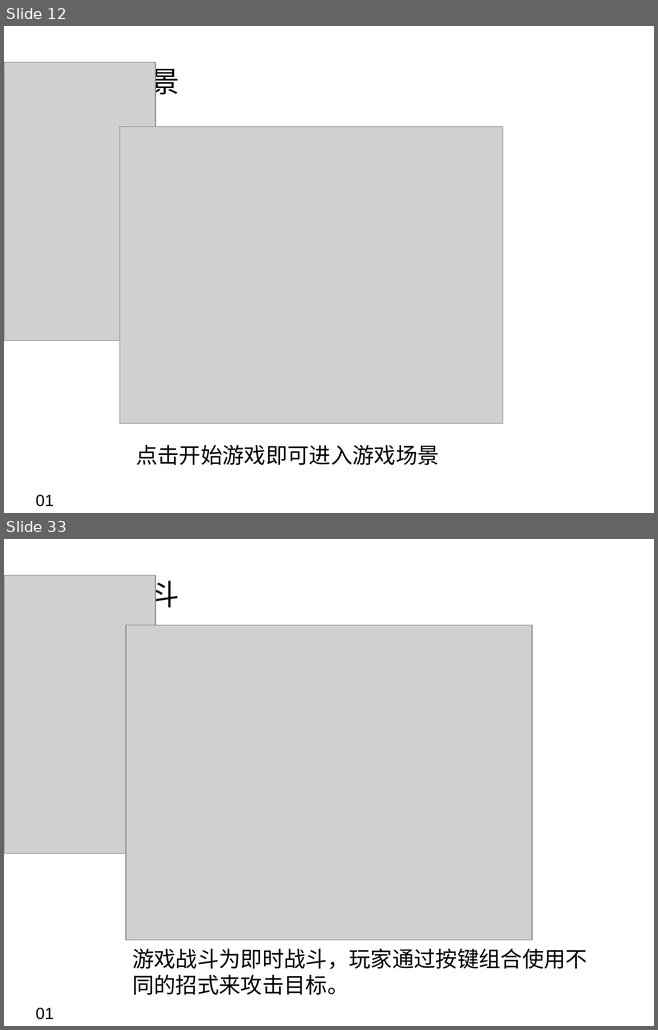
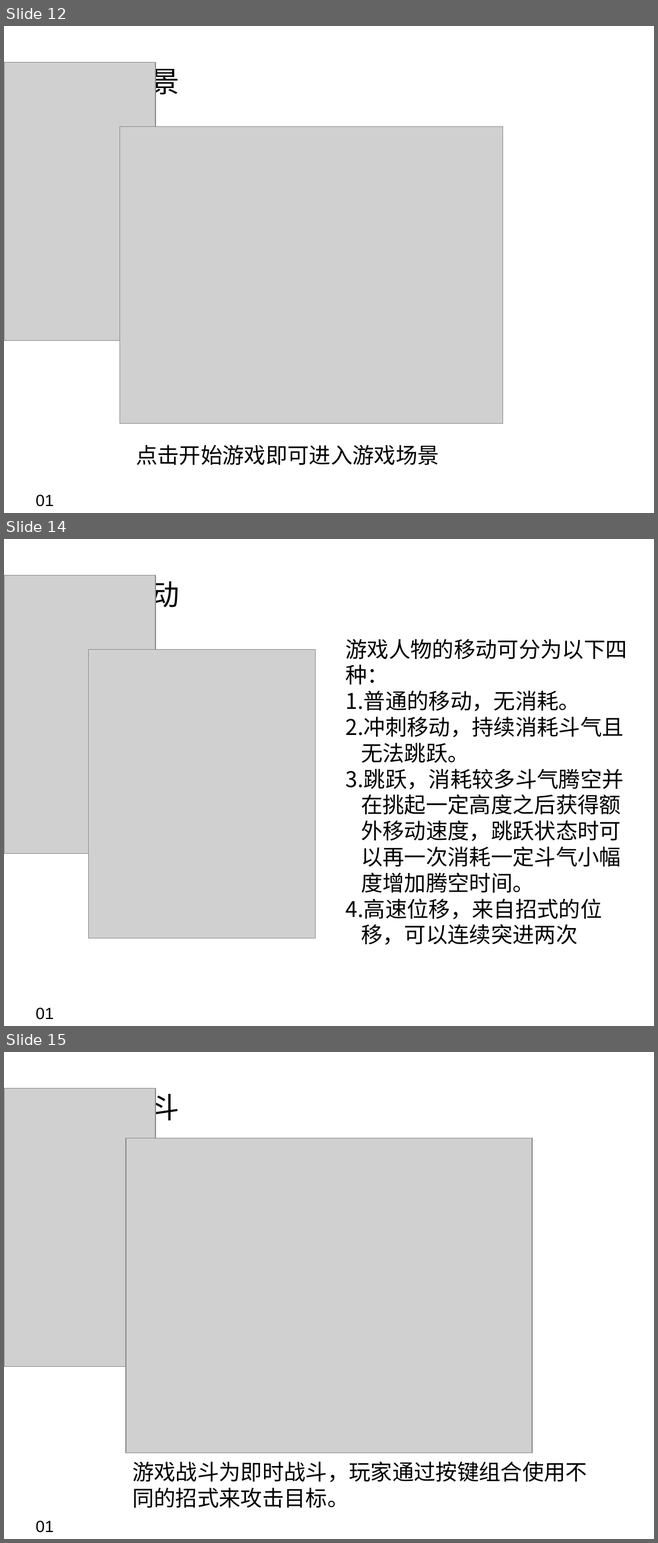
Before and after one commit to BXZR/Sword, a slide deck: 游戏介绍/浮生一剑.ppt. Shown one above the other, each under a label of ours: slides 12 and 33 before the commit, slides 12, 14 and 15 after it; the slides between them are not shown. The pictures are 658x1030 and 658x1543 pixels, drawn with LibreOffice and Linux fonts; fonts in the diff are those of the drawing; grey boxes stand for pictures; background and template pictures are left out. Boxes give left, top, right and bottom in pixels: in the first picture for what was removed or moved away, otherwise in the second. Text is boxed around its words. In the diff, an @@ line names an element or a change of style, - is before the commit and + after.

Commit message:
PPT继续修改
PPT继续修改
增加了灵力和移动的说明

```diff
--- a/游戏介绍/浮生一剑.ppt
+++ b/游戏介绍/浮生一剑.ppt
@@ slide 14 added at bbox=[4, 539, 654, 1026], background picture (left out) @@
@@ picture added at bbox=[4, 576, 155, 854] @@
@@ text added at bbox=[64, 576, 180, 613], 32 pt, text #000000 @@
+人物移动
@@ text added at bbox=[346, 639, 627, 945], 24 pt, text #000000 @@
+游戏人物的移动可分为以下四种：
+1. 普通的移动，无消耗。
+2. 冲刺移动，持续消耗斗气且无法跳跃。
+3. 跳跃，消耗较多斗气腾空并在挑起一定高度之后获得额外移动速度，跳跃状态时可以再一次消耗一定斗气小幅度增加腾空时间。
+4. 高速位移，来自招式的位移，可以连续突进两次
@@ picture added at bbox=[89, 649, 315, 939] @@
@@ text added at bbox=[36, 1008, 54, 1020], 18 pt, text #000000 @@
+01
@@ what was slide 33 is now slide 15 @@
```
Also in this commit, not shown: 3 slides changed, 1 other slide added, 2 other files.
